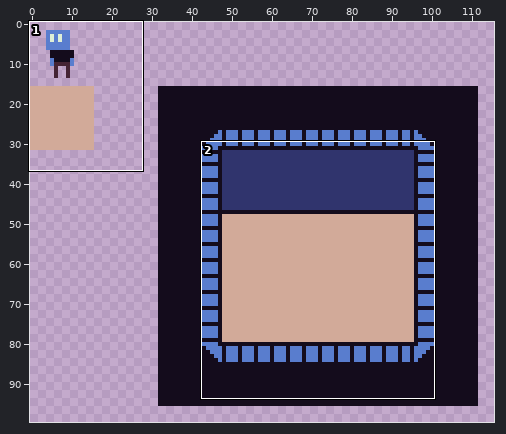
One commit to this sprite sheet: res/images/spritesheet.png. Above: a wide view before the commit, with the close-up outlined.
Close-up. Old version:
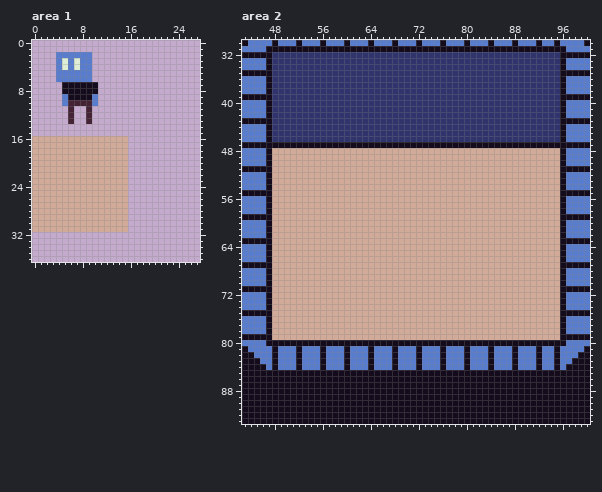
The file is 160x160 pixels. Shown: area 1: x 0..27, y 0..36; area 2: x 43..100, y 30..93. The wide view leaves out empty margins.
Now the later version:
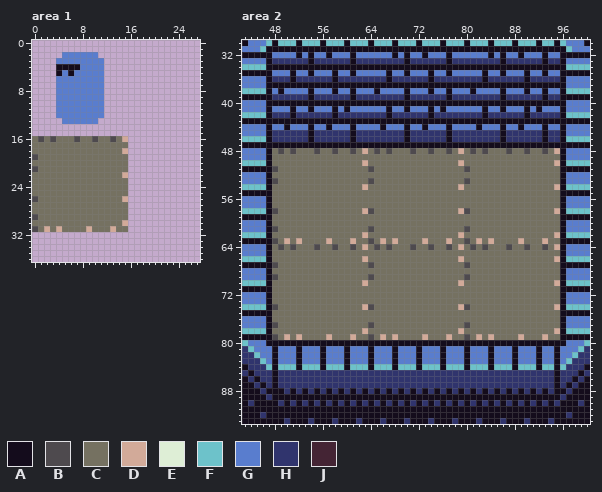
Palette (. is transparent): A #140c1c  B #4e4a4e  C #757161  D #d2aa99  E #deeed6  F #6dc2ca  G #597dce  H #30346d  J #442434
The exact change:
Changed rows in their new state; - is an unchanged pixel.
Area 1:
first column x 0:
 2 ----.-----G-----
 3 -----G-G--GG----
 4 ----AAAA--GG----
 5 ----A-A---GG----
 6 ----------GG----
 7 ----GGGGGGGG----
 8 ----GGGGGGGG----
 9 ----G-GGGG-G----
10 ----G-GGGG-G----
11 ----GGGGGGGG----
12 ----GGGGGGGG----
13 -----GGGGGG-----
16 CBCBCCCBCCBCCBC-
17 CCCCCCCCCCCCCCCC
18 CCCCCCCCCCCCCCC-
19 BCCCCCCCCCCCCCCC
20 CCCCCCCCCCCCCCCC
21 BCCCCCCCCCCCCCCC
22 CCCCCCCCCCCCCCC-
23 CCCCCCCCCCCCCCCC
24 CCCCCCCCCCCCCCCC
25 CCCCCCCCCCCCCCCC
26 BCCCCCCCCCCCCCC-
27 CCCCCCCCCCCCCCCC
28 CCCCCCCCCCCCCCCC
29 BCCCCCCCCCCCCCCC
30 CCCCCCCCCCCCCCC-
31 BC-C-CCCC-CCC-CC
Area 2:
first column x 43:
30 ----F-FFF-FFF-FFF-FFF-FFF-FFF-FFF-FFF-FFF-FFF-FFF-FF-F----
31 ---F--------------------------------------------------F---
32 -----GGGGAGAGGAGGGAGGGGGGAGAGGAGGGAGGGGGGAGAGGAGGGAGG-----
33 -----------A------A--------A------A--------A------A-------
34 FFFF-AAAAAAAAAAAAAAAAAAAAAAAAAAAAAAAAAAAAAAAAAAAAAAAA-FFFF
35 -----GGGAGGAGGGAGGAGGGGGAGGAGGGAGGAGGGGGAGGAGGGAGGAGG-----
36 --------A------A--------A------A--------A------A----------
37 -----AAAAAAAAAAAAAAAAAAAAAAAAAAAAAAAAAAAAAAAAAAAAAAAA-----
38 FFFF-GAGGGGAGGGAGGAGGGAGGGGAGGGAGGAGGGAGGGGAGGGAGGAGG-FFFF
39 -----------A------A--------A------A--------A------A-------
40 -----AAAAAAAAAAAAAAAAAAAAAAAAAAAAAAAAAAAAAAAAAAAAAAAA-----
41 -----GGGAGGAGGGAGAGGGGGGAGGAGGGAGAGGGGGGAGGAGGGAGAGGG-----
42 FFFF----A------A--------A------A--------A------A------FFFF
43 -----AAAAAAAAAAAAAAAAAAAAAAAAAAAAAAAAAAAAAAAAAAAAAAAA-----
44 -----GGAGGGAGGAGGGAGGGGAGGGAGGAGGGAGGGGAGGGAGGAGGGAGG-----
45 -----------A------A--------A------A--------A------A-------
46 FFFF-------A------A--------A------A--------A------A---FFFF
48 -----CBCBCCCBCCBCCBC-CBCBCCCBCCBCCBC-CBCBCCCBCCBCCBC------
49 -----CCCCCCCCCCCCCCCCCCCCCCCCCCCCCCCCCCCCCCCCCCCCCCCC-----
50 FFFF-CCCCCCCCCCCCCCC-CCCCCCCCCCCCCCC-CCCCCCCCCCCCCCC--FFFF
51 -----BCCCCCCCCCCCCCCCBCCCCCCCCCCCCCCCBCCCCCCCCCCCCCCC-----
52 -----CCCCCCCCCCCCCCCCCCCCCCCCCCCCCCCCCCCCCCCCCCCCCCCC-----
53 -----BCCCCCCCCCCCCCCCBCCCCCCCCCCCCCCCBCCCCCCCCCCCCCCC-----
54 FFFF-CCCCCCCCCCCCCCC-CCCCCCCCCCCCCCC-CCCCCCCCCCCCCCC--FFFF
55 -----CCCCCCCCCCCCCCCCCCCCCCCCCCCCCCCCCCCCCCCCCCCCCCCC-----
56 -----CCCCCCCCCCCCCCCCCCCCCCCCCCCCCCCCCCCCCCCCCCCCCCCC-----
57 -----CCCCCCCCCCCCCCCCCCCCCCCCCCCCCCCCCCCCCCCCCCCCCCCC-----
58 FFFF-BCCCCCCCCCCCCCC-BCCCCCCCCCCCCCC-BCCCCCCCCCCCCCC--FFFF
59 -----CCCCCCCCCCCCCCCCCCCCCCCCCCCCCCCCCCCCCCCCCCCCCCCC-----
60 -----CCCCCCCCCCCCCCCCCCCCCCCCCCCCCCCCCCCCCCCCCCCCCCCC-----
61 -----BCCCCCCCCCCCCCCCBCCCCCCCCCCCCCCCBCCCCCCCCCCCCCCC-----
62 FFFF-CCCCCCCCCCCCCCC-CCCCCCCCCCCCCCC-CCCCCCCCCCCCCCC--FFFF
63 -----BC-C-CCCC-CCC-CCBC-C-CCCC-CCC-CCBC-C-CCCC-CCC-CC-----
64 -----CBCBCCCBCCBCCBC-CBCBCCCBCCBCCBC-CBCBCCCBCCBCCBC------
65 -----CCCCCCCCCCCCCCCCCCCCCCCCCCCCCCCCCCCCCCCCCCCCCCCC-----
66 FFFF-CCCCCCCCCCCCCCC-CCCCCCCCCCCCCCC-CCCCCCCCCCCCCCC--FFFF
67 -----BCCCCCCCCCCCCCCCBCCCCCCCCCCCCCCCBCCCCCCCCCCCCCCC-----
68 -----CCCCCCCCCCCCCCCCCCCCCCCCCCCCCCCCCCCCCCCCCCCCCCCC-----
69 -----BCCCCCCCCCCCCCCCBCCCCCCCCCCCCCCCBCCCCCCCCCCCCCCC-----
70 FFFF-CCCCCCCCCCCCCCC-CCCCCCCCCCCCCCC-CCCCCCCCCCCCCCC--FFFF
71 -----CCCCCCCCCCCCCCCCCCCCCCCCCCCCCCCCCCCCCCCCCCCCCCCC-----
72 -----CCCCCCCCCCCCCCCCCCCCCCCCCCCCCCCCCCCCCCCCCCCCCCCC-----
73 -----CCCCCCCCCCCCCCCCCCCCCCCCCCCCCCCCCCCCCCCCCCCCCCCC-----
74 FFFF-BCCCCCCCCCCCCCC-BCCCCCCCCCCCCCC-BCCCCCCCCCCCCCC--FFFF
75 -----CCCCCCCCCCCCCCCCCCCCCCCCCCCCCCCCCCCCCCCCCCCCCCCC-----
76 -----CCCCCCCCCCCCCCCCCCCCCCCCCCCCCCCCCCCCCCCCCCCCCCCC-----
77 -----BCCCCCCCCCCCCCCCBCCCCCCCCCCCCCCCBCCCCCCCCCCCCCCC-----
78 FFFF-CCCCCCCCCCCCCCC-CCCCCCCCCCCCCCC-CCCCCCCCCCCCCCC--FFFF
79 -----BC-C-CCCC-CCC-CCBC-C-CCCC-CCC-CCBC-C-CCCC-CCC-CC-----
80 F--------------------------------------------------------F
81 HF------------------------------------------------------FH
82 HHF----------------------------------------------------FHH
83 HHHF--------------------------------------------------FHHH
84 -HHHF-FFF-FFF-FFF-FFF-FFF-FFF-FFF-FFF-FFF-FFF-FFF-FF-FHHH-
85 H-HHH-HHHHHHHHHHHHHHHHHHHHHHHHHHHHHHHHHHHHHHHHHHHHHH-HHH-H
86 -H-HH-HHHHHHHHHHHHHHHHHHHHHHHHHHHHHHHHHHHHHHHHHHHHHH-HH-H-
87 --H-H-HHHHHHHHHHHHHHHHHHHHHHHHHHHHHHHHHHHHHHHHHHHHHH-H-H--
88 ---H---H-H-H-H-H-H-H-H-H-H-H-H-H-H-H-H-H-H-H-H-H-H-H--H---
89 ----H------------------------------------------------H----
90 -H----H-H-H-H-H-H-H-H-H-H-H-H-H-H-H-H-H-H-H-H-H-H-H-H---H-
92 ---H--------------------------------------------------H---
93 -------H---H---H---H---H---H---H---H---H---H---H---H------
